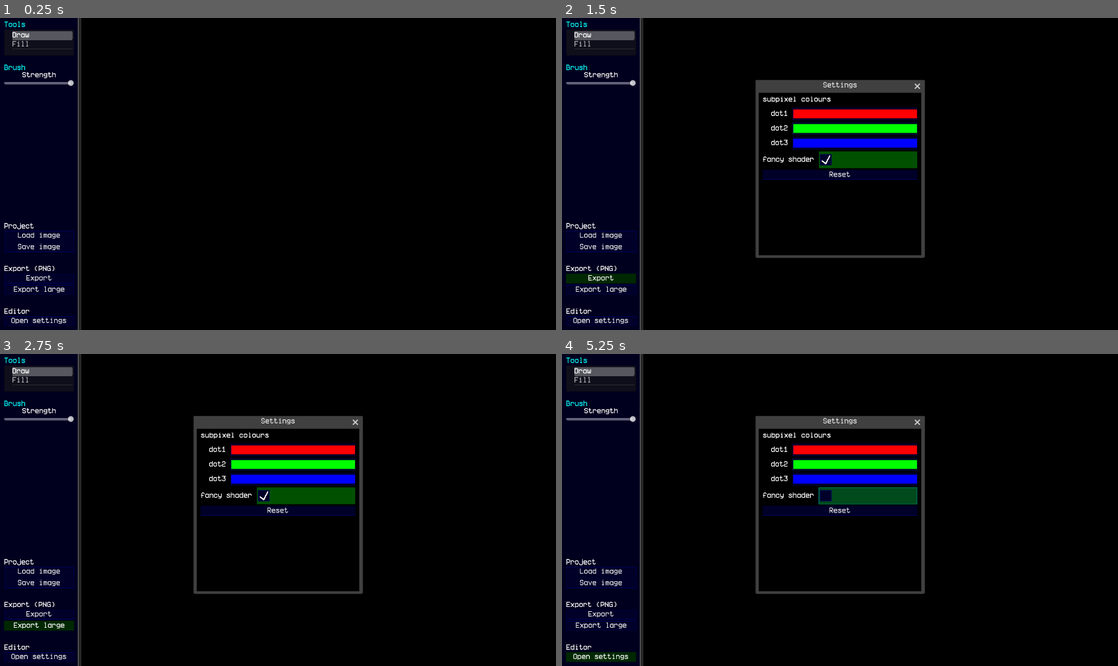
Above: before the commit, frames 1-4 (two rows, left to right).
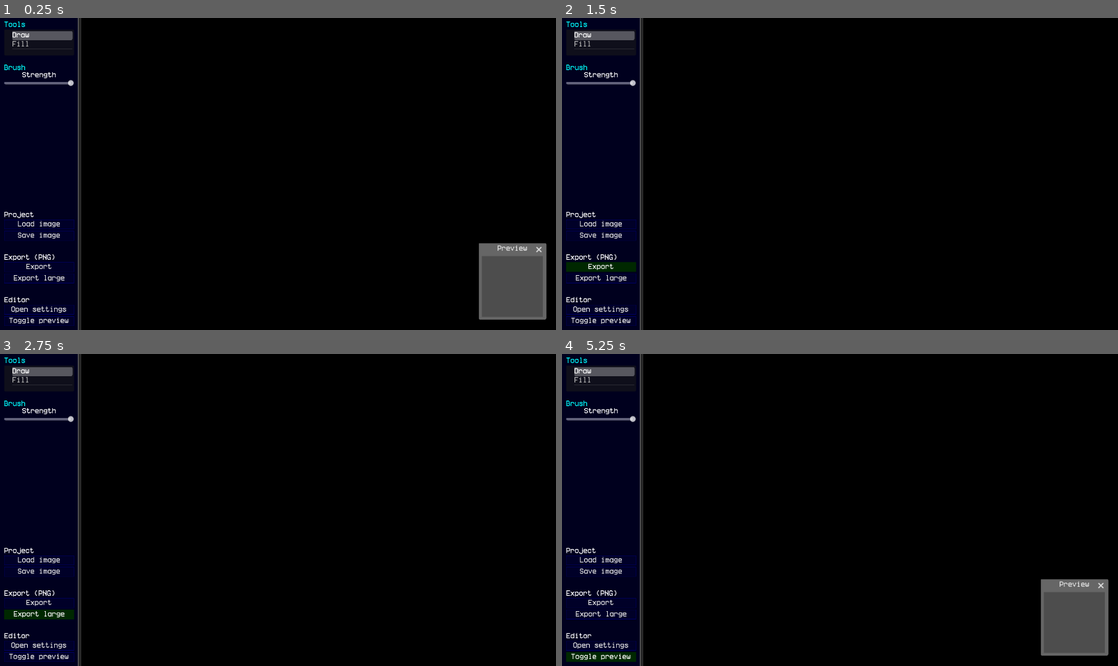
Above: after the commit, the same moments.

Repository: FlooferLand/subpix
Game: Godot game, scene res://scenes/main.tscn
Two runs of this game, one before a commit and one after it. Both use one fixed random seed, a clock stepped at 60 frames per second and the inputs below. This scene is started directly instead of the project's main scene.
Inputs (mouse positions are in pixels of both pictures, inside the frame that each line leads up to):
- Up to frame 1 (0.25 s): no input
- Up to frame 2 (1.5 s): click (600, 320) at 0.5 s, where only the run after the commit has a clickable "Toggle preview"; click "Export" at 1.25 s
- Up to frame 3 (2.75 s): click "Export large" at 2 s
- Up to frame 4 (5.25 s): click (867, 494) at 2.77 s; click "Export" at 3.5 s; click "Export large" at 4.25 s; click (600, 656) at 5 s, where only the run after the commit has a clickable "Toggle preview"

The runs differ from the first frame. In frame 1, 4.1% of the frame differs, in the area x 0-99%, y 62-98%; in frame 2, 8.8%; in frame 3, 8.8%; in frame 4, 11%, in the area x 0-99%, y 19-98%.
Error before the commit: Invalid access to property or key 'image' on a base object of type 'Nil'. (res://scripts/canvas_driver.gd:32)
Error after the commit: Invalid access to property or key 'image' on a base object of type 'Nil'. (res://scripts/canvas_driver.gd:34)

Commit message:
Adjusted styling and added a preview window

Diff:
--- a/project.godot
+++ b/project.godot
@@ -12,7 +12,7 @@
 
 config/name="Subpix"
 config/description="Subpixel art editor"
-config/version="0.1.0"
+config/version="0.1.1"
 run/main_scene="res://scenes/entry.tscn"
 run/print_header=false
 config/features=PackedStringArray("4.3", "GL Compatibility")
@@ -68,6 +68,7 @@
 renderer/rendering_method="gl_compatibility"
 renderer/rendering_method.mobile="gl_compatibility"
 textures/vram_compression/import_etc2_astc=true
+textures/default_filters/use_nearest_mipmap_filter=true
 2d/snap/snap_2d_transforms_to_pixel=true
 2d/snap/snap_2d_vertices_to_pixel=true
 environment/defaults/default_environment="res://world_env.tres"
--- a/resources/settings.gd
+++ b/resources/settings.gd
@@ -8,3 +8,4 @@
 	"dot3": Color.BLUE
 }
 @export var fancy_shader := true
+@export var show_preview := true
--- a/scenes/entry.tscn
+++ b/scenes/entry.tscn
@@ -1,6 +1,14 @@
-[gd_scene load_steps=2 format=3 uid="uid://bld387m82sawo"]
+[gd_scene load_steps=5 format=3 uid="uid://bld387m82sawo"]
 
 [ext_resource type="Script" path="res://scripts/entry.gd" id="1_v23wx"]
+[ext_resource type="Shader" path="res://shaders/scrolling_backdrop.gdshader" id="2_7qrue"]
+[ext_resource type="Texture2D" uid="uid://da7trkdsdhchh" path="res://textures/pixel.png" id="3_riyh0"]
+
+[sub_resource type="ShaderMaterial" id="ShaderMaterial_em41k"]
+shader = ExtResource("2_7qrue")
+shader_parameter/tile_size = 15.0
+shader_parameter/brightness = 0.4
+shader_parameter/tile = ExtResource("3_riyh0")
 
 [node name="Entry" type="Control" node_paths=PackedStringArray("create_button", "load_button", "version")]
 layout_mode = 3
@@ -15,13 +23,13 @@
 version = NodePath("Version")
 
 [node name="Backdrop" type="ColorRect" parent="."]
+material = SubResource("ShaderMaterial_em41k")
 layout_mode = 1
 anchors_preset = 15
 anchor_right = 1.0
 anchor_bottom = 1.0
 grow_horizontal = 2
 grow_vertical = 2
-color = Color(0, 0, 0, 1)
 
 [node name="Label" type="RichTextLabel" parent="."]
 layout_mode = 1
--- a/scenes/main.tscn
+++ b/scenes/main.tscn
@@ -1,10 +1,11 @@
-[gd_scene load_steps=14 format=3 uid="uid://bsdklnh1jx4iv"]
+[gd_scene load_steps=15 format=3 uid="uid://bsdklnh1jx4iv"]
 
 [ext_resource type="Script" path="res://scripts/main.gd" id="1_4f1hs"]
 [ext_resource type="Script" path="res://scripts/canvas_driver.gd" id="1_t4d27"]
 [ext_resource type="PackedScene" uid="uid://b23lrec7hffl7" path="res://scenes/settings.tscn" id="2_2lt2v"]
 [ext_resource type="PackedScene" uid="uid://dpsncfyuh0lxb" path="res://grid/pixel/pixel.tscn" id="2_ssvtw"]
 [ext_resource type="Shader" path="res://shaders/pixelgrid.gdshader" id="5_8wt3c"]
+[ext_resource type="Script" path="res://scripts/draw_on_top.gd" id="6_w3tut"]
 
 [sub_resource type="StyleBoxFlat" id="StyleBoxFlat_m8hk0"]
 bg_color = Color(0, 0, 0.117647, 1)
@@ -40,7 +41,7 @@
 [sub_resource type="ShaderMaterial" id="ShaderMaterial_42v2x"]
 shader = ExtResource("5_8wt3c")
 
-[node name="Main" type="Control" node_paths=PackedStringArray("canvas", "canvas_viewport", "tool_tree", "brush_strength", "load_button", "save_button", "settings_button", "export_button", "export_large_button")]
+[node name="Main" type="Control" node_paths=PackedStringArray("canvas", "canvas_viewport", "tool_tree", "brush_strength", "load_button", "save_button", "settings_button", "export_button", "export_large_button", "preview_toggle", "preview_image_window", "preview_image")]
 layout_mode = 3
 anchors_preset = 15
 anchor_right = 1.0
@@ -57,6 +58,9 @@
 settings_button = NodePath("Panels/Left panel/MarginContainer/VBoxContainer/Nerd stuff/Editor/Settings")
 export_button = NodePath("Panels/Left panel/MarginContainer/VBoxContainer/Nerd stuff/Export/Export PNG")
 export_large_button = NodePath("Panels/Left panel/MarginContainer/VBoxContainer/Nerd stuff/Export/Export PNG large")
+preview_toggle = NodePath("Panels/Left panel/MarginContainer/VBoxContainer/Nerd stuff/Editor/Preview")
+preview_image_window = NodePath("Panels/Preview")
+preview_image = NodePath("Panels/Preview/TextureRect")
 settings_scene = ExtResource("2_2lt2v")
 
 [node name="Backdrop" type="ColorRect" parent="."]
@@ -209,6 +213,11 @@
 layout_mode = 2
 focus_mode = 0
 text = "Open settings"
+
+[node name="Preview" type="Button" parent="Panels/Left panel/MarginContainer/VBoxContainer/Nerd stuff/Editor"]
+layout_mode = 2
+focus_mode = 0
+text = "Toggle preview"
 
 [node name="Canvas" type="SubViewportContainer" parent="Panels"]
 clip_contents = true
@@ -231,7 +240,7 @@
 mouse_filter = 2
 color = Color(0, 0, 0, 1)
 
-[node name="CanvasDriver" type="Control" parent="Panels/Canvas/CanvasViewport" node_paths=PackedStringArray("main", "pixel_rows_container", "pixel_rows_filter", "pixel_rows", "brush_strength")]
+[node name="CanvasDriver" type="Control" parent="Panels/Canvas/CanvasViewport" node_paths=PackedStringArray("main", "pixel_rows_container", "pixel_rows_filter", "pixel_rows", "brush_strength", "draw_on_top")]
 layout_mode = 3
 anchors_preset = 0
 offset_right = 40.0
@@ -245,6 +254,7 @@
 pixel_rows = NodePath("../Parent/MovingContainer/PixelRows")
 packed_pixel = ExtResource("2_ssvtw")
 brush_strength = NodePath("../../../Left panel/MarginContainer/VBoxContainer/Brush/Brush/Strength/HSlider")
+draw_on_top = NodePath("../DrawOnTop")
 
 [node name="Parent" type="Control" parent="Panels/Canvas/CanvasViewport"]
 layout_mode = 3
@@ -260,6 +270,15 @@
 layout_mode = 1
 theme_override_constants/separation = 0
 
+[node name="DrawOnTop" type="Control" parent="Panels/Canvas/CanvasViewport" node_paths=PackedStringArray("canvas")]
+editor_description = "Draws stuff on top of the entire app"
+layout_mode = 3
+anchors_preset = 0
+offset_right = 40.0
+offset_bottom = 40.0
+script = ExtResource("6_w3tut")
+canvas = NodePath("../CanvasDriver")
+
 [node name="Filter" type="ColorRect" parent="Panels/Canvas/CanvasViewport"]
 material = SubResource("ShaderMaterial_42v2x")
 anchors_preset = 15
@@ -268,3 +287,20 @@
 grow_horizontal = 2
 grow_vertical = 2
 mouse_filter = 2
+
+[node name="Preview" type="Window" parent="Panels"]
+title = "Preview"
+position = Vector2i(1026, 62)
+size = Vector2i(150, 150)
+transient = true
+unfocusable = true
+
+[node name="TextureRect" type="TextureRect" parent="Panels/Preview"]
+texture_filter = 1
+texture_repeat = 1
+anchors_preset = 15
+anchor_right = 1.0
+anchor_bottom = 1.0
+grow_horizontal = 2
+grow_vertical = 2
+expand_mode = 2
--- a/scripts/autoload/project_manager.gd
+++ b/scripts/autoload/project_manager.gd
@@ -40,6 +40,17 @@
 	container.size_flags_horizontal = Control.SIZE_EXPAND_FILL
 	container.size_flags_vertical = Control.SIZE_EXPAND_FILL
 
+	# Margin container
+	var margin := MarginContainer.new()
+	margin.set_anchors_preset(Control.PRESET_FULL_RECT)
+	margin.add_theme_constant_override("margin_top", 10)
+	margin.add_theme_constant_override("margin_left", 10)
+	margin.add_theme_constant_override("margin_bottom", 10)
+	margin.add_theme_constant_override("margin_right", 10)
+	margin.size_flags_horizontal = Control.SIZE_EXPAND_FILL
+	margin.size_flags_vertical = Control.SIZE_EXPAND_FILL
+	margin.add_child(container)
+
 	# Widgets
 	var width_edit := LineEdit.new()
 	width_edit.placeholder_text = "Width"
@@ -78,7 +89,7 @@
 	# Window and stuff
 	window.close_requested.connect(window.queue_free)
 	window.add_child(backdrop)
-	window.add_child(container)
+	window.add_child(margin)
 	add_child(window)
 
 func load_project(caller: Node):
@@ -208,6 +219,7 @@
 func _configure_filedialog(dialog: FileDialog) -> void:
 	dialog.initial_position = Window.WINDOW_INITIAL_POSITION_CENTER_MAIN_WINDOW_SCREEN
 	dialog.initial_position = Window.WINDOW_INITIAL_POSITION_CENTER_MAIN_WINDOW_SCREEN
+	dialog.use_native_dialog = true
 	dialog.min_size = get_window().size * 0.8
 	dialog.size = dialog.min_size
 	dialog.access = FileDialog.ACCESS_FILESYSTEM
--- a/scripts/canvas_driver.gd
+++ b/scripts/canvas_driver.gd
@@ -7,6 +7,7 @@
 @export var pixel_rows: VBoxContainer
 @export var packed_pixel: PackedScene
 @export var brush_strength: Slider
+@export var draw_on_top: DrawOnTop
 var subpixels: Dictionary = {}
 var pixels: Dictionary = {}
 var traveling := false
@@ -28,13 +29,17 @@
 }
 
 func _ready():
+	# Project
 	var setup := func():
 		load_image_data(ProjectManager.current_project.image)
+		main.preview_image.texture = ImageTexture.create_from_image(ProjectManager.current_project.image)
 	ProjectManager.project_changed.connect(setup)
 	setup.call()
 
+	# Settings
 	var update_from_settings := func():
 		pixel_rows_filter.visible = Autoload.settings.fancy_shader
+		main.preview_image_window.visible = Autoload.settings.show_preview
 	Autoload.settings.changed.connect(update_from_settings)
 	update_from_settings.call()
 
@@ -77,7 +82,7 @@
 									subpixels[Vector2i(x, y)].set_subpixel(value)
 						subpixel_info["start"] = null
 						subpixel_info["end"] = null
-						queue_redraw()
+						draw_on_top.queue_redraw()
 					dragging = 0
 					dragged_tiles.clear()
 	elif event is InputEventMouseMotion:
@@ -91,19 +96,18 @@
 					# TODO: Make a map of all the cursor locations and paint between them to avoid gaps when moving too fast
 					subpixel_info["hovering"].set_subpixel(brush_strength.value if dragging == MOUSE_BUTTON_LEFT else 0.0)
 				Tool.Fill:
-					queue_redraw()
-
-func _draw() -> void:
-	if tool == Tool.Fill and subpixel_info["start"] != null:
-		var start = subpixel_info["start"].global_position.min(subpixel_info["hovering"].global_position)
-		var end = (subpixel_info["start"].global_position + subpixel_info["start"].size).max(subpixel_info["hovering"].global_position + subpixel_info["hovering"].size)
-
-		var rect: Rect2 = Rect2(start, end - start)
-		draw_rect(rect, Color.WHITE, false, 3.0, false)
+					draw_on_top.queue_redraw()
 
 func _on_pixel_updated(pixel: Pixel, _subpixel: SubPixel):
 	var image := ProjectManager.current_project.image
 	image.set_pixelv(pixel.pos, pixel.construct_colour())
+
+	# Updating the preview
+	if main.preview_image.texture == null or Vector2i(main.preview_image.texture.get_size()) != image.get_size():
+		main.preview_image.texture = ImageTexture.create_from_image(image)
+	main.preview_image.texture.update(image)
+
+	# Marking the project unsaved
 	ProjectManager.current_project.mark_dirty()
 
 func load_image_data(image: Image) -> void:
--- /dev/null
+++ b/scripts/draw_on_top.gd
@@ -0,0 +1,13 @@
+class_name DrawOnTop
+extends Control
+
+@export var canvas: CanvasDriver
+
+func _draw() -> void:
+	if canvas.tool == CanvasDriver.Tool.Fill and canvas.subpixel_info["start"] != null:
+		var start = canvas.subpixel_info["start"].global_position.min(canvas.subpixel_info["hovering"].global_position)
+		var end = (canvas.subpixel_info["start"].global_position + canvas.subpixel_info["start"].size).max(canvas.subpixel_info["hovering"].global_position + canvas.subpixel_info["hovering"].size)
+
+		var rect: Rect2 = Rect2(start, end - start)
+		draw_rect(rect, Color.WHITE.lerp(Color.TRANSPARENT, 0.8), true, 2.0, false)
+		draw_rect(rect, Color.WHITE, false, 2.0, false)
--- a/scripts/main.gd
+++ b/scripts/main.gd
@@ -11,17 +11,27 @@
 @export var settings_button: Button
 @export var export_button: Button
 @export var export_large_button: Button
+@export var preview_toggle: Button
+@export var preview_image_window: Window
+@export var preview_image: TextureRect
 
 @export_group("Resources")
 @export var settings_scene: PackedScene
 
 func _ready() -> void:
-	settings_button.pressed.connect(open_settings)
-
 	load_button.pressed.connect(func(): ProjectManager.load_project(self))
 	save_button.pressed.connect(func(): ProjectManager.save_project(self))
 	export_button.pressed.connect(func(): ProjectManager.export_image(self))
 	export_large_button.pressed.connect(func(): ProjectManager.export_image_large(self, canvas))
+	settings_button.pressed.connect(open_settings)
+
+	# Preview window
+	var toggle_preview_window := func():
+		preview_image_window.visible = not preview_image_window.visible
+		Autoload.settings.show_preview = preview_image_window.visible
+	preview_image_window.position = Vector2(get_viewport().size) - Vector2(preview_image_window.size) - Vector2(32, 32)
+	preview_image_window.close_requested.connect(toggle_preview_window)
+	preview_toggle.pressed.connect(toggle_preview_window)
 
 	# Tool tree
 	var root := tool_tree.create_item()
@@ -38,7 +48,7 @@
 	if what == NOTIFICATION_WM_CLOSE_REQUEST:
 		if ProjectManager.current_project.dirty:
 			var dialog := ConfirmationDialog.new()
-			dialog.dialog_text = "Are you sure you want to quit?\nYou haven't saved!"
+			dialog.dialog_text = "Are you sure you want to quit?\nYou haven't saved yet!"
 			dialog.confirmed.connect(func(): get_tree().quit())
 			dialog.canceled.connect(func(): dialog.queue_free())
 			add_child(dialog)
--- a/scripts/settings_window.gd
+++ b/scripts/settings_window.gd
@@ -47,6 +47,7 @@
 			TYPE_BOOL:
 				var checkbox := CheckBox.new()
 				checkbox.button_pressed = value as bool
+				checkbox.focus_mode = Control.FOCUS_NONE
 				checkbox.toggled.connect(func(new):
 					set_obj[property.name] = new
 					Autoload.settings.emit_signal("changed")
--- a/settings.tres
+++ b/settings.tres
@@ -9,4 +9,5 @@
 "dot2": Color(0, 1, 0, 1),
 "dot3": Color(0, 0, 1, 1)
 }
-fancy_shader = true
+fancy_shader = false
+show_preview = true
--- /dev/null
+++ b/shaders/scrolling_backdrop.gdshader
@@ -0,0 +1,15 @@
+shader_type canvas_item;
+
+uniform sampler2D tile;
+uniform float tile_size = 1.0;
+uniform float brightness = 1.0;
+
+void fragment() {
+	vec2 tex_size = vec2(16, 16);
+    float aspect_ratio = tex_size.x / tex_size.y;
+    vec2 uv = mod(UV * vec2((tile_size * 2.0) * aspect_ratio, tile_size), 1.0);
+	uv += TIME * -0.3;
+	uv = mod(uv, 1.0);
+
+	COLOR.rgb = texture(tile, uv).rgb * brightness;
+}
Binary file added: textures/pixel.png
Not shown, added: textures/pixel.png.import
Binary file changed: ui.theme
